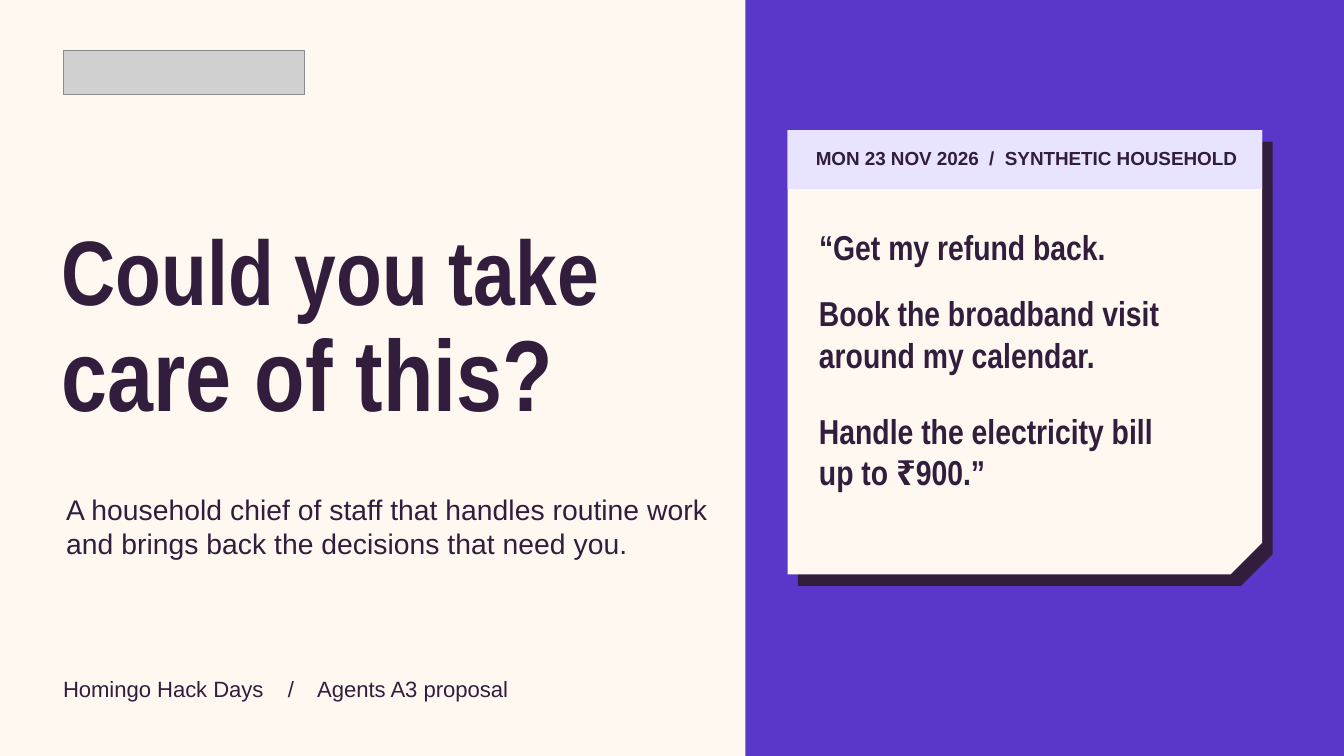
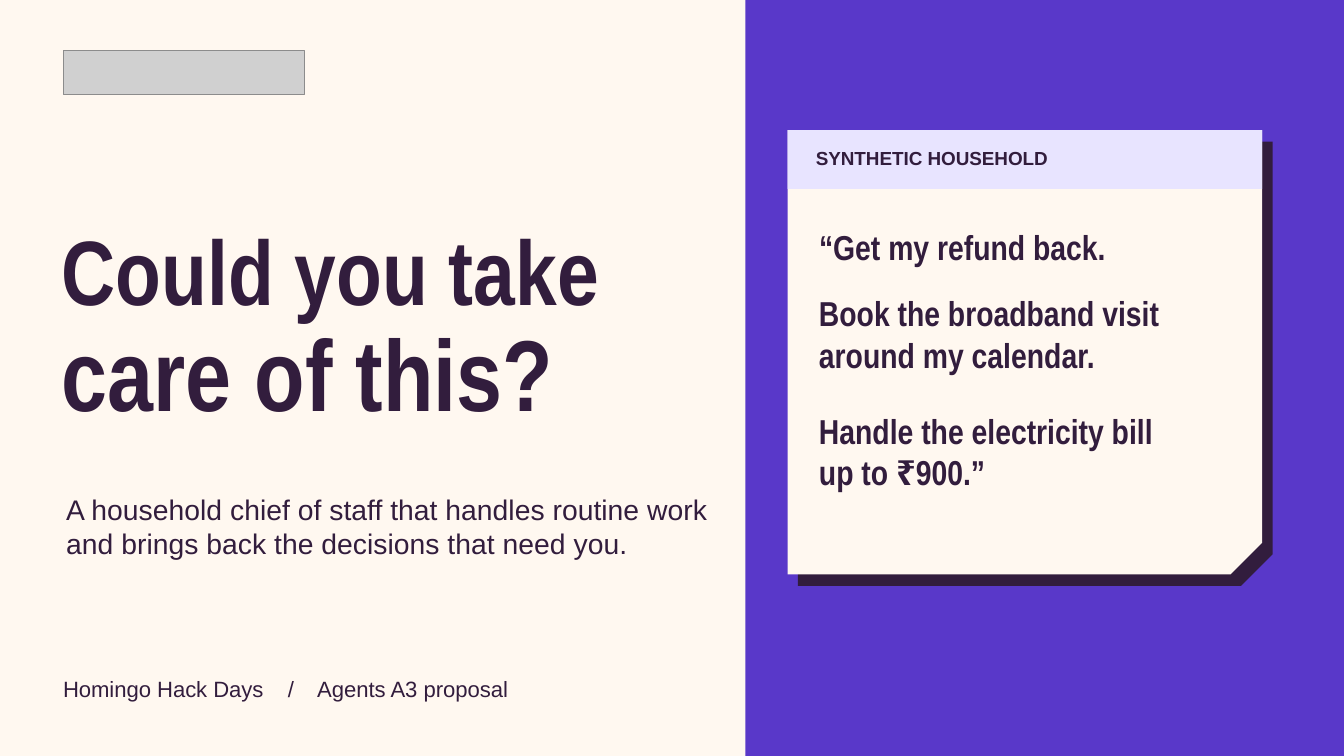
Before and after one commit to Junaid2-7777/relay-desk, a slide deck: slide 1 of docs/relay-desk-pitch.pptx. Drawn at 1344x756 pixels with LibreOffice and Linux fonts; fonts in the diff are those of the drawing; grey boxes stand for pictures. Boxes give left, top, right and bottom in pixels: in the first picture for what was removed or moved away, otherwise in the second. Text is boxed around its words. In the diff, an @@ line names an element or a change of style, - is before the commit and + after.

Commit message:
Shorten the pitch cover label for the Canva import

```diff
--- a/docs/relay-desk-pitch.pptx
+++ b/docs/relay-desk-pitch.pptx
@@ text at (816, 152, 1048, 165): text changed @@
-MON 23 NOV 2026 / SYNTHETIC HOUSEHOLD
+SYNTHETIC HOUSEHOLD
```
